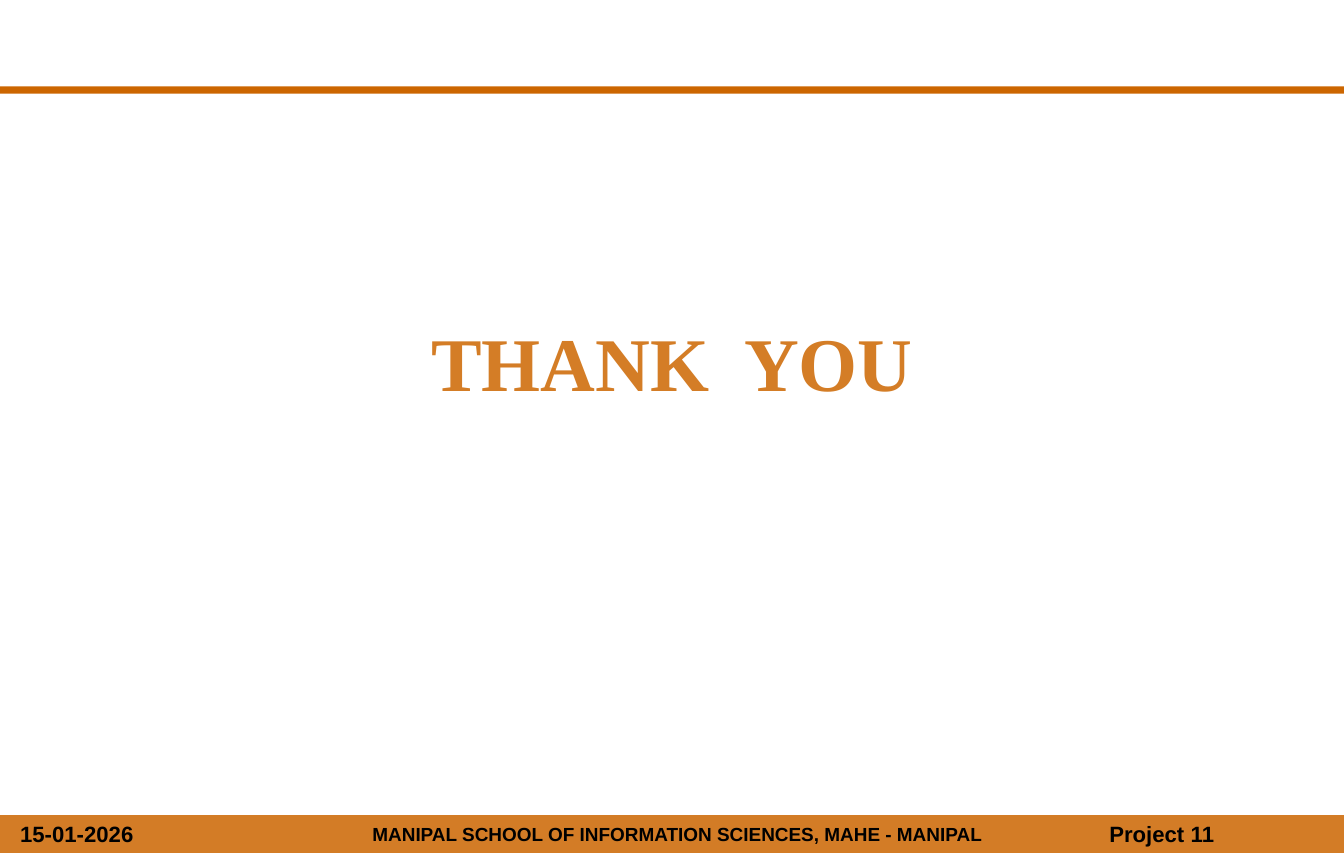
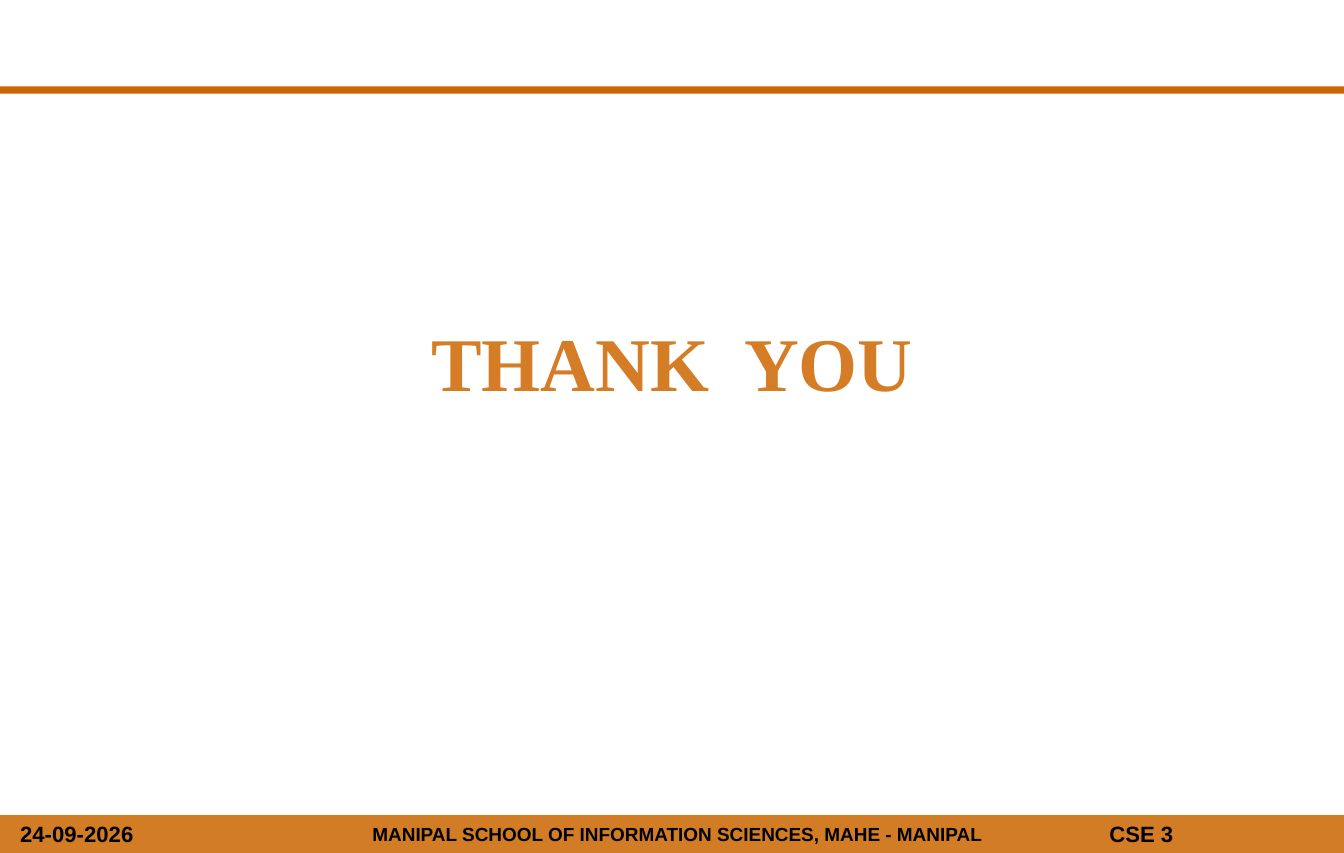
Before and after one commit to NitinKarthik01/AI_IDS, a slide deck: slide 22 of DOCS/Mini_Project_Presentation_Template.pptx (slide 11 before the commit). Drawn at 1344x853 pixels with LibreOffice and Linux fonts; fonts in the diff are those of the drawing; background and template pictures are left out. Boxes give left, top, right and bottom in pixels: in the first picture for what was removed or moved away, otherwise in the second. Text is boxed around its words. In the diff, an @@ line names an element or a change of style, - is before the commit and + after.

```diff
--- a/DOCS/Mini_Project_Presentation_Template.pptx
+++ b/DOCS/Mini_Project_Presentation_Template.pptx
@@ text at bbox=[20, 826, 133, 843]: text changed @@
-15-01-2026
+24-09-2026
@@ text at bbox=[1109, 826, 1173, 843]: text changed @@
-Project 11
+CSE 3
```
Also in this commit, not shown: 5 other slides changed, 16 slides added, 5 slides removed, 1 other file.
